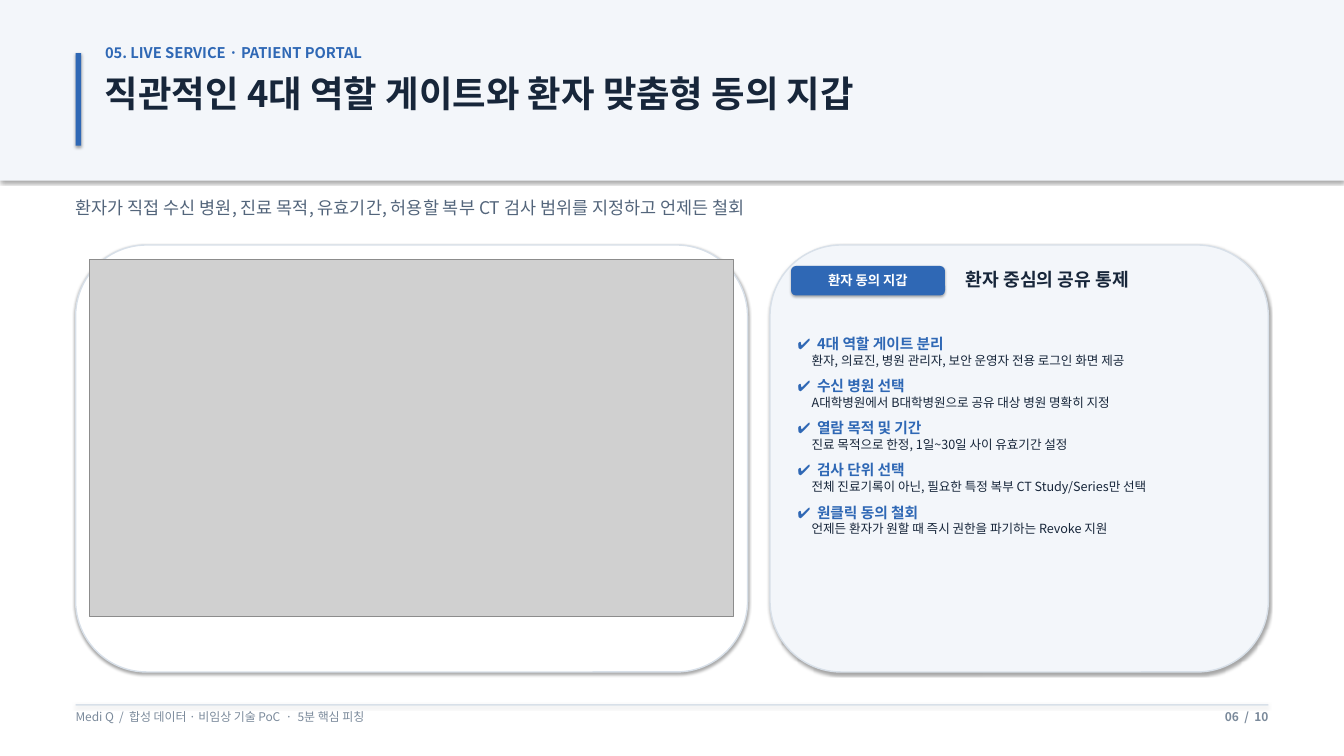
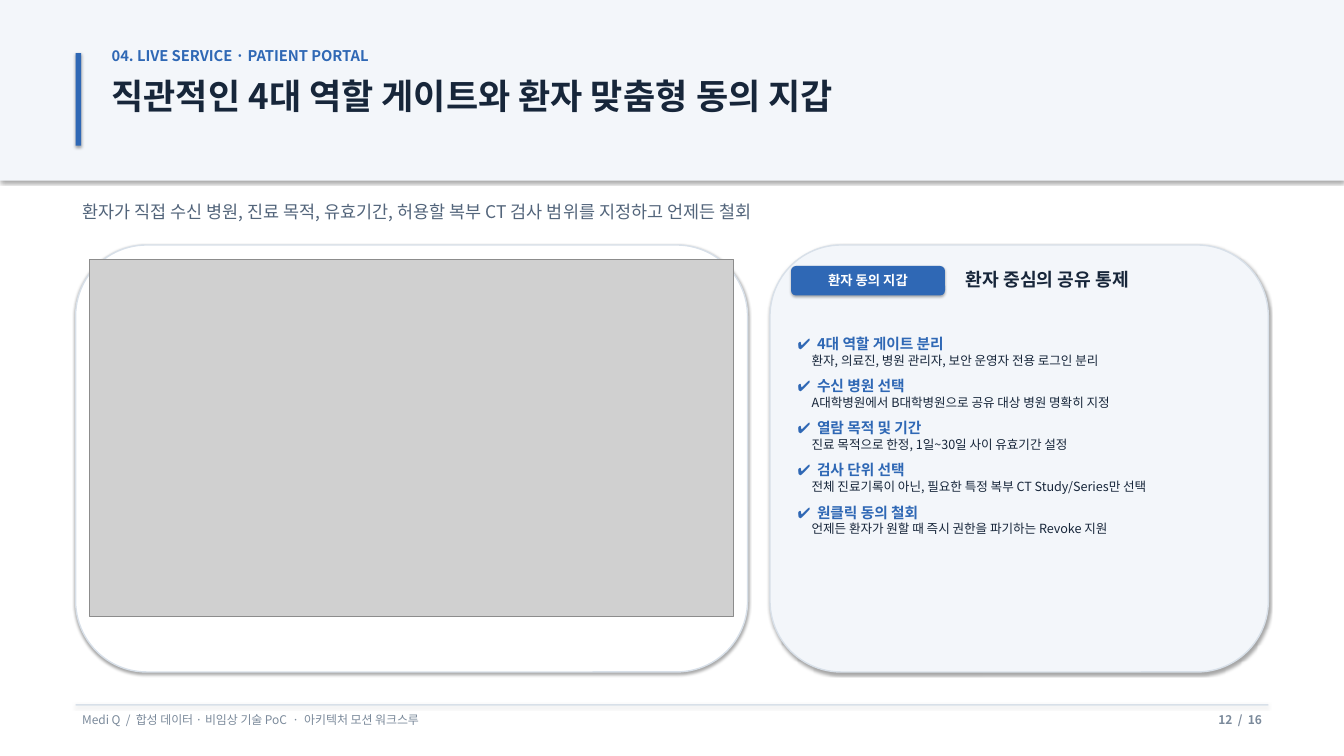
Before and after one commit to fpdhs/mediQ, a slide deck: slide 12 of docs/presentation/Highpass_MediQ_Pitch_5min.pptx (slide 6 before the commit). Drawn at 1344x756 pixels with LibreOffice and Linux fonts; fonts in the diff are those of the drawing; grey boxes stand for pictures. Boxes give left, top, right and bottom in pixels: in the first picture for what was removed or moved away, otherwise in the second. Text is boxed around its words. In the diff, an @@ line names an element or a change of style, - is before the commit and + after.

```diff
--- a/docs/presentation/Highpass_MediQ_Pitch_5min.pptx
+++ b/docs/presentation/Highpass_MediQ_Pitch_5min.pptx
@@ text at [112,50,368,61]: text changed @@
-05. LIVE SERVICE · PATIENT PORTAL
+04. LIVE SERVICE · PATIENT PORTAL
@@ text "직관적인 4대 역할 게이트와 환자 ..." at [112,79,833,112]: size 39 to 37.5 pt @@
@@ text "환자가 직접 수신 병원, 진료 ...": place and size @@
-text "환자가 직접 수신 병원, 진료 ..." at [76,199,745,217]
+text "환자가 직접 수신 병원, 진료 ..." at [82,203,751,221]
@@ text at [812,354,1098,367]: text changed @@
-환자, 의료진, 병원 관리자, 보안 운영자 전용 로그인 화면 제공
+환자, 의료진, 병원 관리자, 보안 운영자 전용 로그인 분리
@@ text at [82,714,419,726]: text changed @@
-Medi Q / 합성 데이터 · 비임상 기술 PoC · 5분 핵심 피칭
+Medi Q / 합성 데이터 · 비임상 기술 PoC · 아키텍처 모션 워크스루
@@ text at [1218,715,1262,724]: text changed @@
-06 / 10
+12 / 16
```
Also in this commit, not shown: 7 other slides changed, 8 slides added, 2 slides removed, 2 other files.
